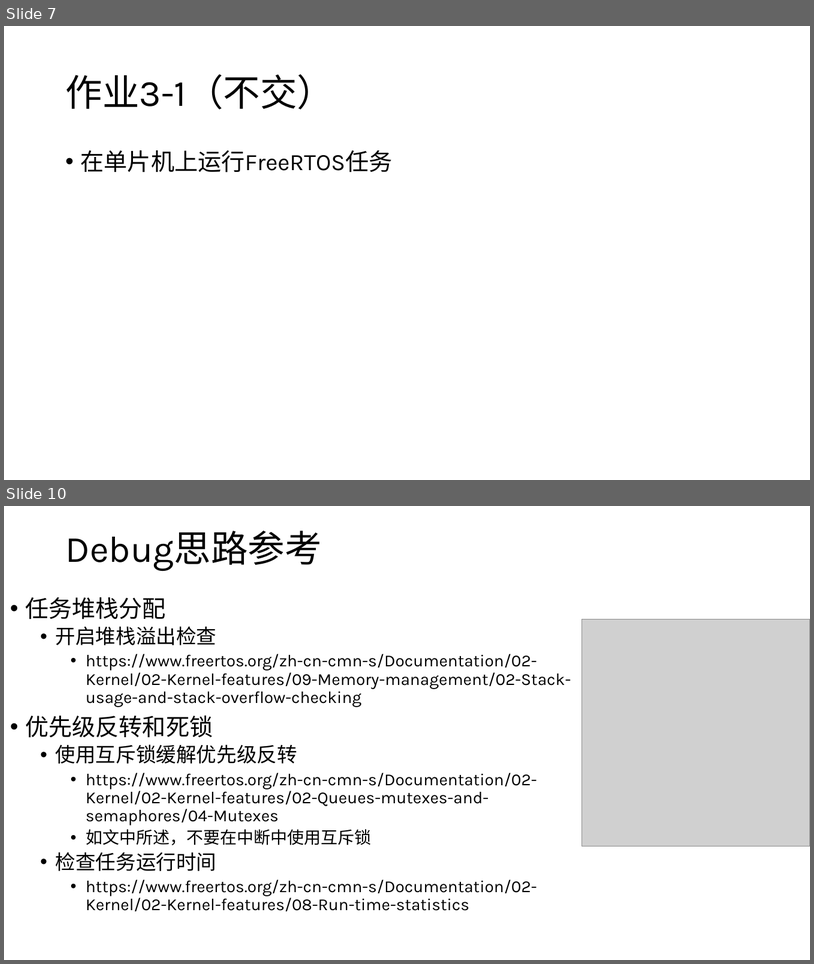
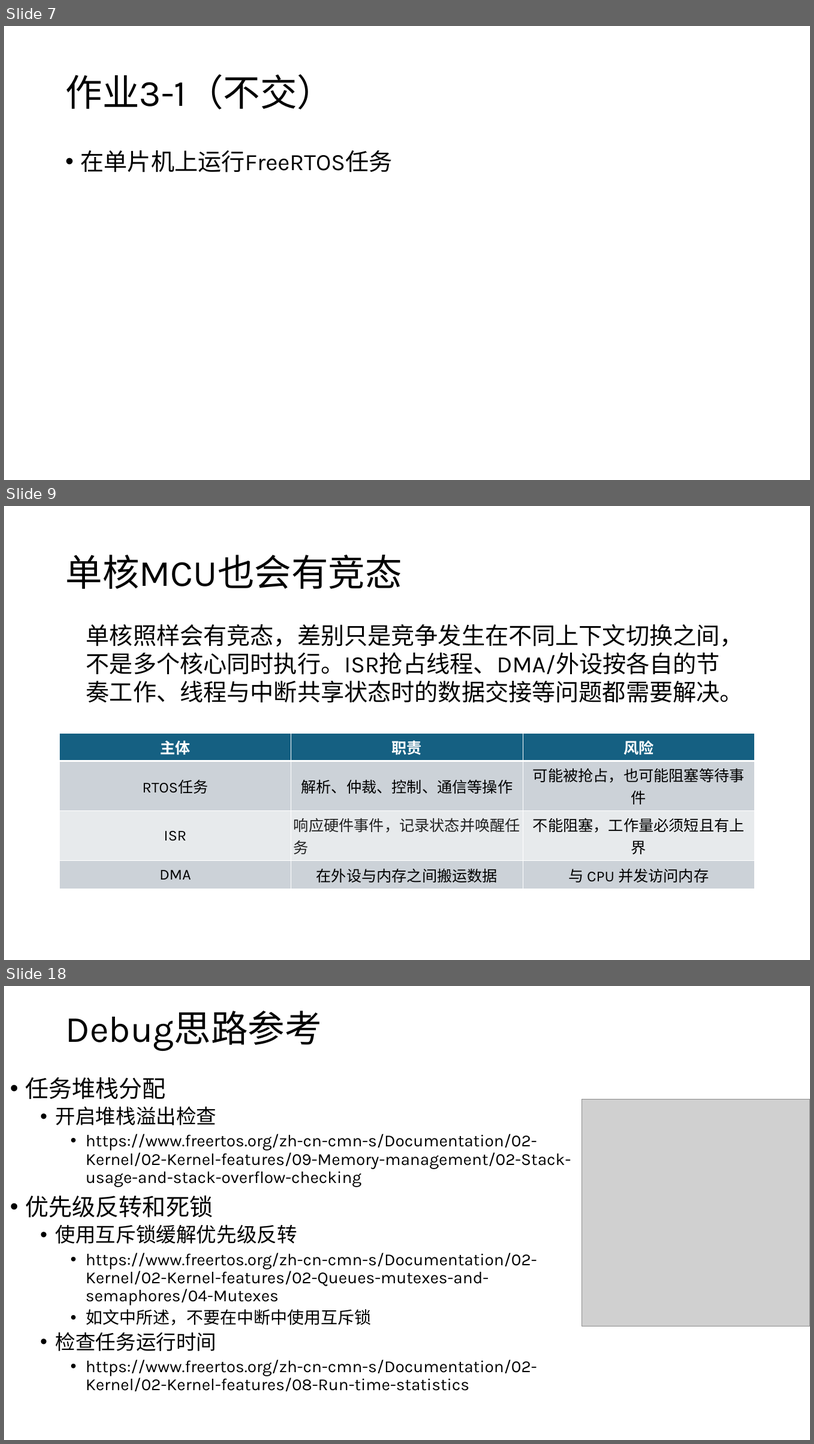
Before and after one commit to JLU-Robomaster-Embedded/embedded_tutorial, a slide deck: 3_RTOS与嵌入式程序设计.pptx. Shown one above the other, each under a label of ours: slides 7 and 10 before the commit, slides 7, 9 and 18 after it; the slides between them are not shown. The pictures are 814x964 and 814x1444 pixels, drawn with LibreOffice and Linux fonts; fonts in the diff are those of the drawing; grey boxes stand for pictures. Boxes give left, top, right and bottom in pixels: in the first picture for what was removed or moved away, otherwise in the second. Text is boxed around its words. In the diff, an @@ line names an element or a change of style, - is before the commit and + after.

```diff
--- a/3_RTOS与嵌入式程序设计.pptx
+++ b/3_RTOS与嵌入式程序设计.pptx
@@ slide 9 added at [4,506,810,960], background #FFFFFF @@
@@ title added at [65,555,402,589], 44 pt, text #000000 @@
+单核MCU也会有竞态
@@ text added at [86,624,744,703], 28 pt, text #000000 @@
+单核照样会有竞态，差别只是竞争发生在不同上下文切换之间，不是多个核心同时执行。ISR抢占线程、DMA/外设按各自的节奏工作、线程与中断共享状态时的数据交接等问题都需要解决。
@@ table added at [60,733,755,885], 4 rows, 3 columns @@
+主体 | 职责 | 风险
+RTOS任务 | 解析、仲裁、控制、通信等操作 | 可能被抢占，也可能阻塞等待事件
+ISR | 响应硬件事件，记录状态并唤醒任务 | 不能阻塞，工作量必须短且有上界
+DMA | 在外设与内存之间搬运数据 | 与 CPU 并发访问内存
@@ what was slide 10 is now slide 18 @@
```
Also in this commit, not shown: 2 slides changed, 10 other slides added.
